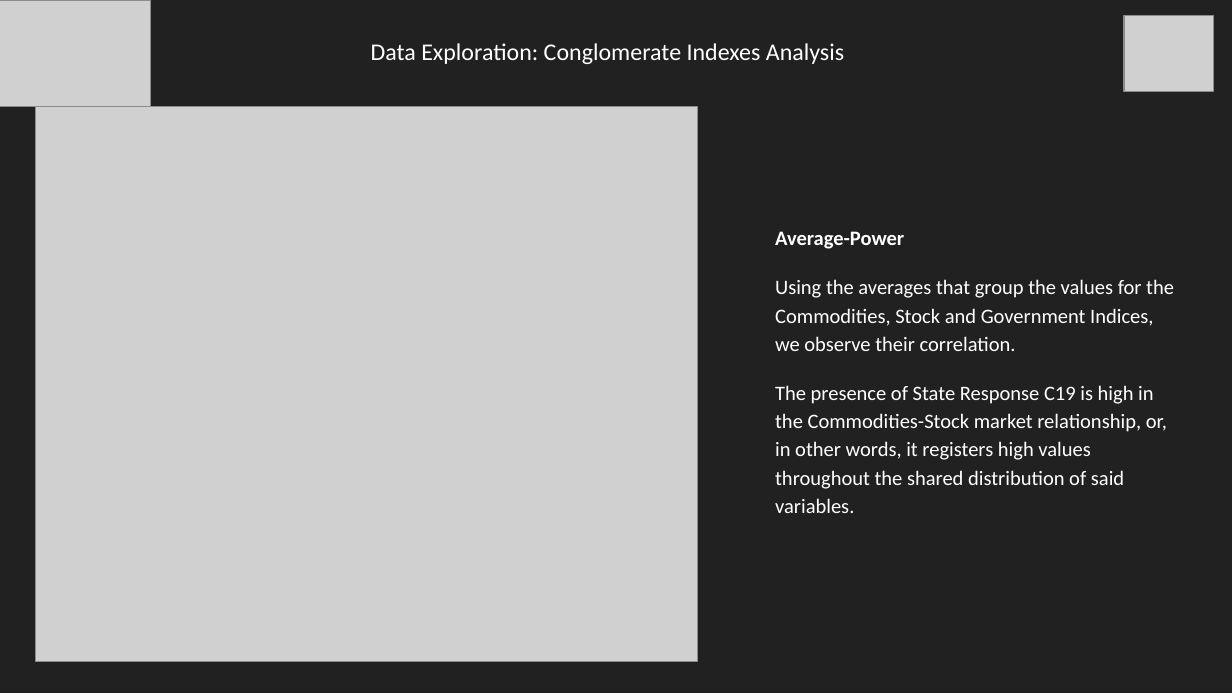
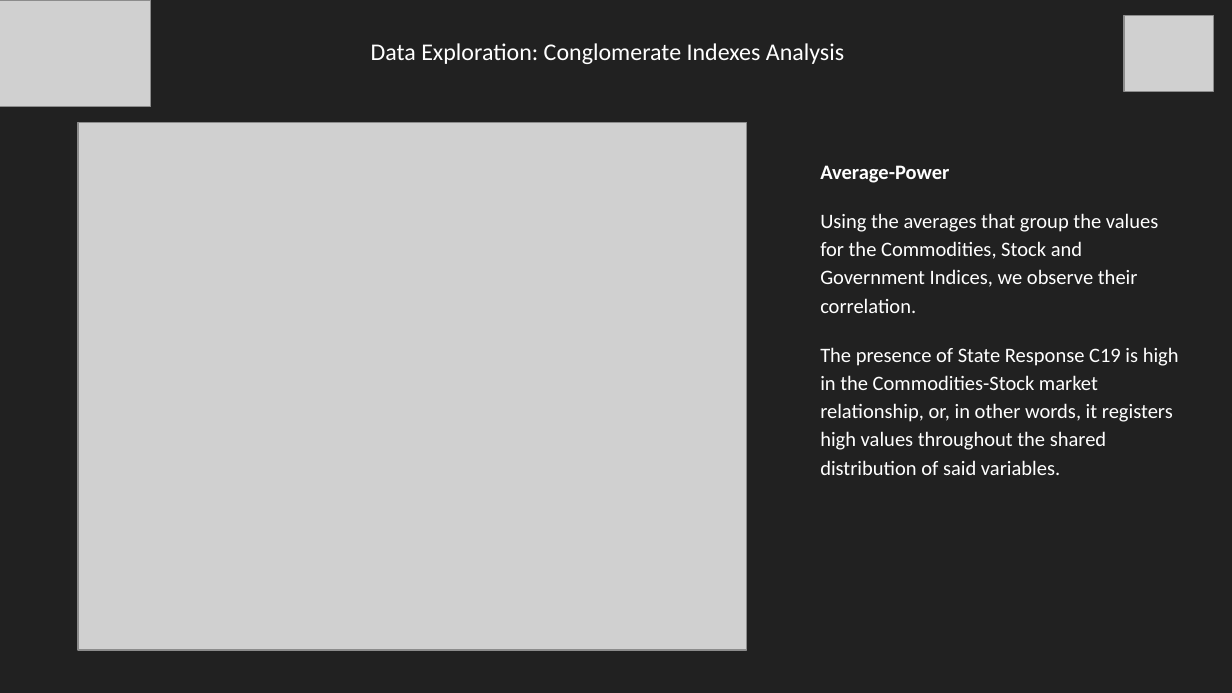
Before and after one commit to RufinoMartin/Coderhouse2021, a slide deck: slide 12 of Executive Presentation.pptx. Drawn at 1232x693 pixels with LibreOffice and Linux fonts; fonts in the diff are those of the drawing; grey boxes stand for pictures. Boxes give left, top, right and bottom in pixels: in the first picture for what was removed or moved away, otherwise in the second. Text is boxed around its words. In the diff, an @@ line names an element or a change of style, - is before the commit and + after.

```diff
--- a/Executive Presentation.pptx
+++ b/Executive Presentation.pptx
@@ picture: place and size @@
-picture at <box>36,107,697,662</box>
+picture at <box>78,122,745,649</box>
@@ subtitle "Average-Power" rewrapped from <box>775,231,1174,513</box> to <box>820,165,1179,475</box> @@
```
Also in this commit, not shown: 11 other slides changed.
